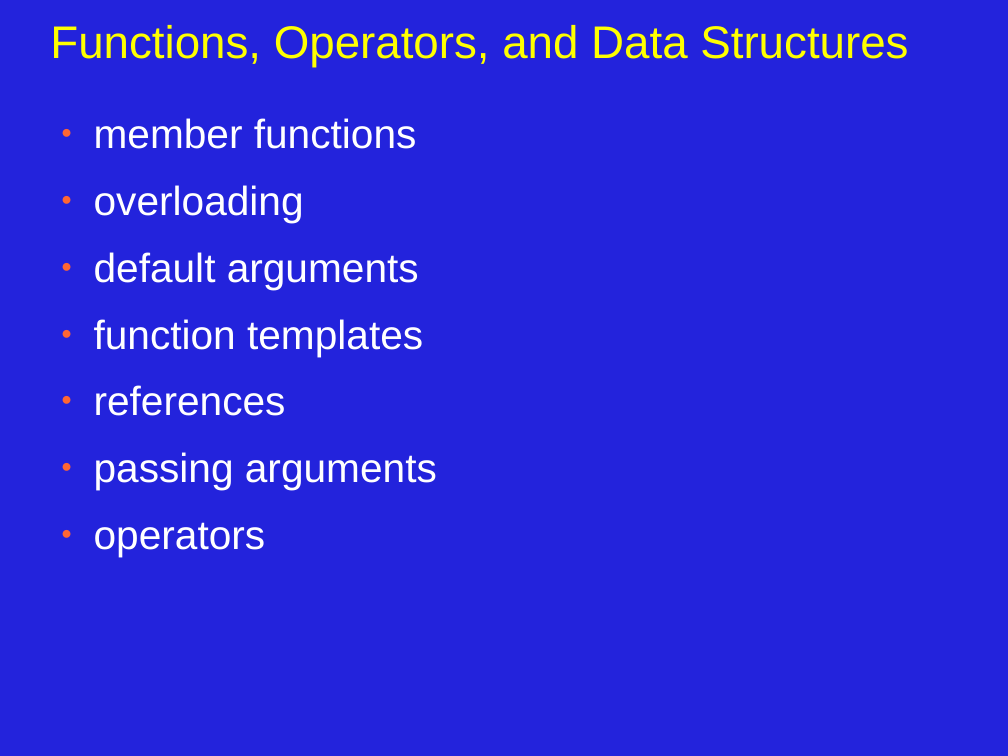
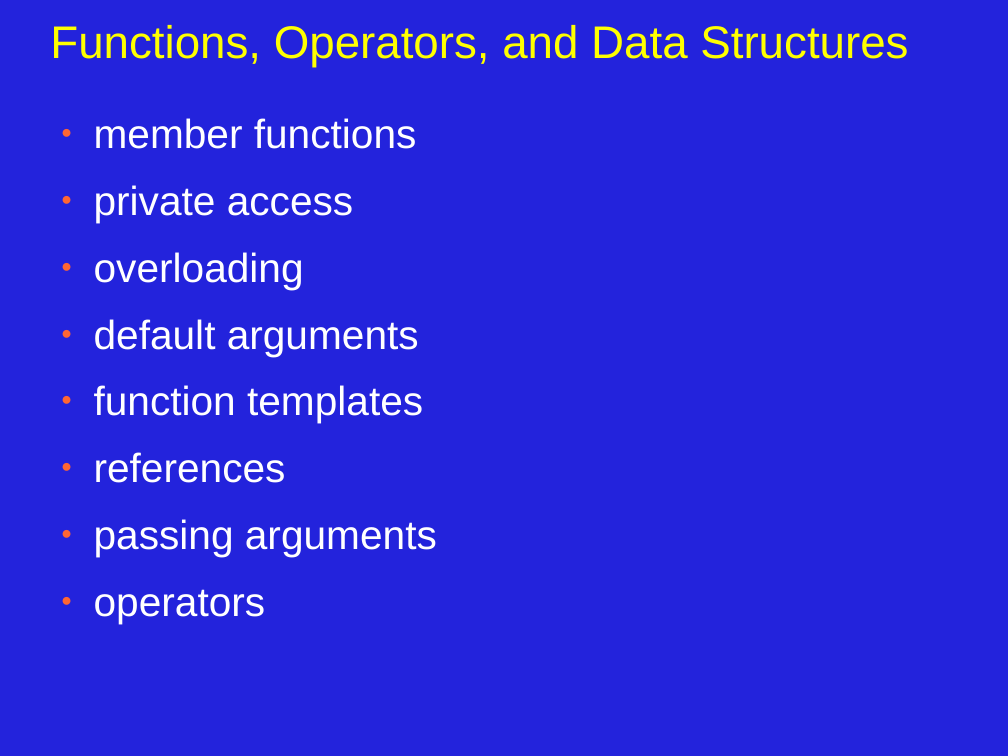
Before and after one commit to JonJagger/two-day-courses, a slide deck: slide 1 of cppf/03_Functions_Operators_and_Data_Structures.odp. Drawn at 1008x756 pixels with LibreOffice and Linux fonts; fonts in the diff are those of the drawing. Boxes give left, top, right and bottom in pixels: in the first picture for what was removed or moved away, otherwise in the second. Text is boxed around its words. In the diff, an @@ line names an element or a change of style, - is before the commit and + after.

Commit message:
added slides for data structures - member functions, ::, private access

```diff
--- a/cppf/03_Functions_Operators_and_Data_Structures.odp
+++ b/cppf/03_Functions_Operators_and_Data_Structures.odp
@@ text at [94,185,353,223]: paragraph added @@
+● private access
```
Also in this commit, not shown: 1 other slide changed, 5 slides added, 1 slide removed.
